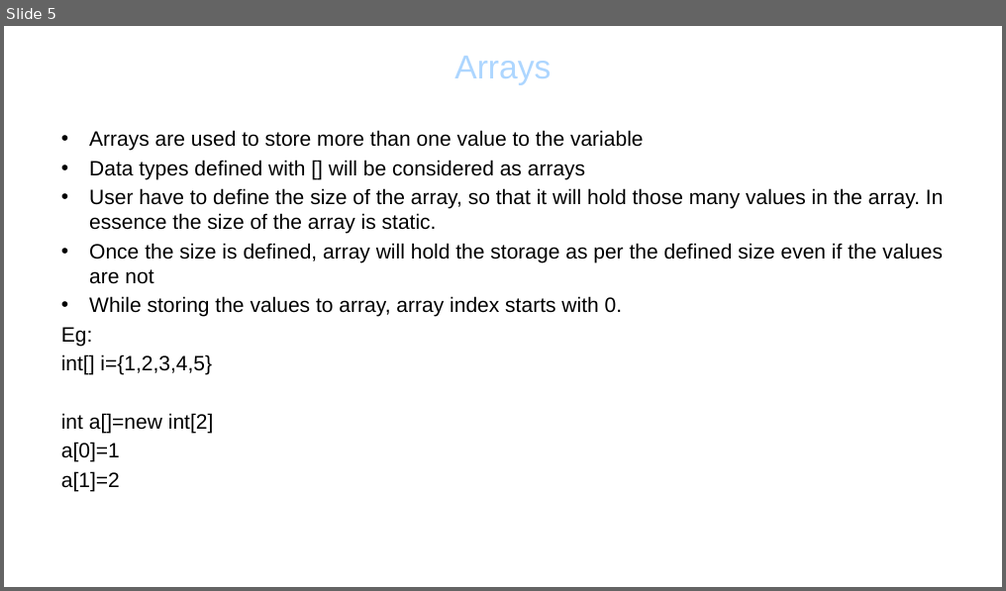
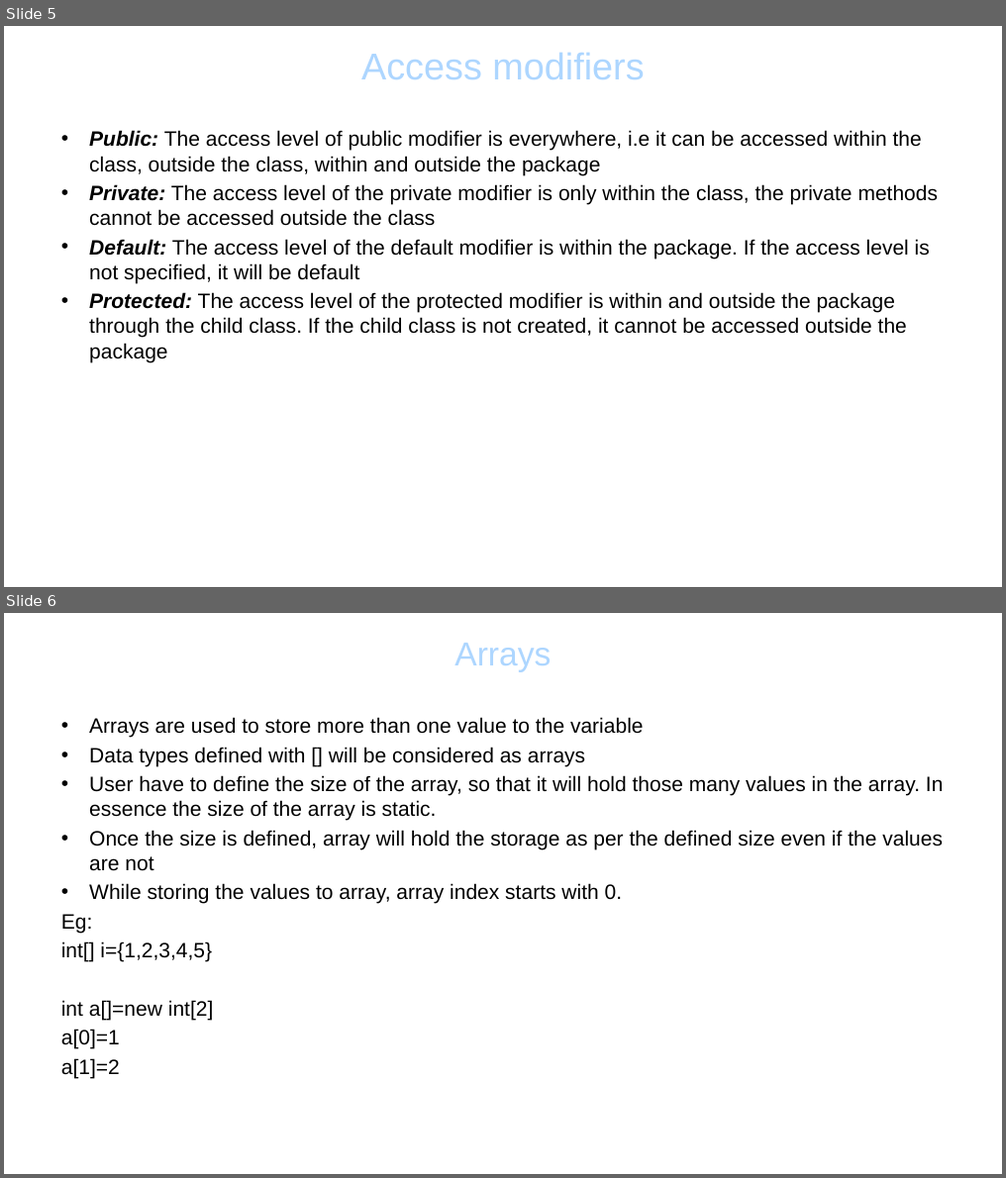
Before and after one commit to lanceqa81/Notes, a slide deck: Java_Basics.pptx. Shown one above the other, each under a label of ours: slide 5 before the commit, slides 5 and 6 after it. The pictures are 1006x591 and 1006x1178 pixels, drawn with LibreOffice and Linux fonts; fonts in the diff are those of the drawing; background and template pictures are left out. Boxes give left, top, right and bottom in pixels: in the first picture for what was removed or moved away, otherwise in the second. Text is boxed around its words. In the diff, an @@ line names an element or a change of style, - is before the commit and + after.

```diff
--- a/Java_Basics.pptx
+++ b/Java_Basics.pptx
@@ slide 5 added at box(4, 26, 1002, 587), background picture (left out) @@
@@ title added at box(361, 53, 644, 79), 36 pt, text #ADD6FF @@
+Access modifiers
@@ text added at box(89, 130, 939, 363), 20 pt, text #000000 @@
+• Public: The access level of public modifier is everywhere, i.e it can be accessed within the class, outside the class, within and outside the package
+• Private: The access level of the private modifier is only within the class, the private methods cannot be accessed outside the class
+• Default: The access level of the default modifier is within the package. If the access level is not specified, it will be default
+• Protected: The access level of the protected modifier is within and outside the package through the child class. If the child class is not created, it cannot be accessed outside the package
@@ what was slide 5 is now slide 6 @@
```
Also in this commit, not shown: 3 slides changed.
